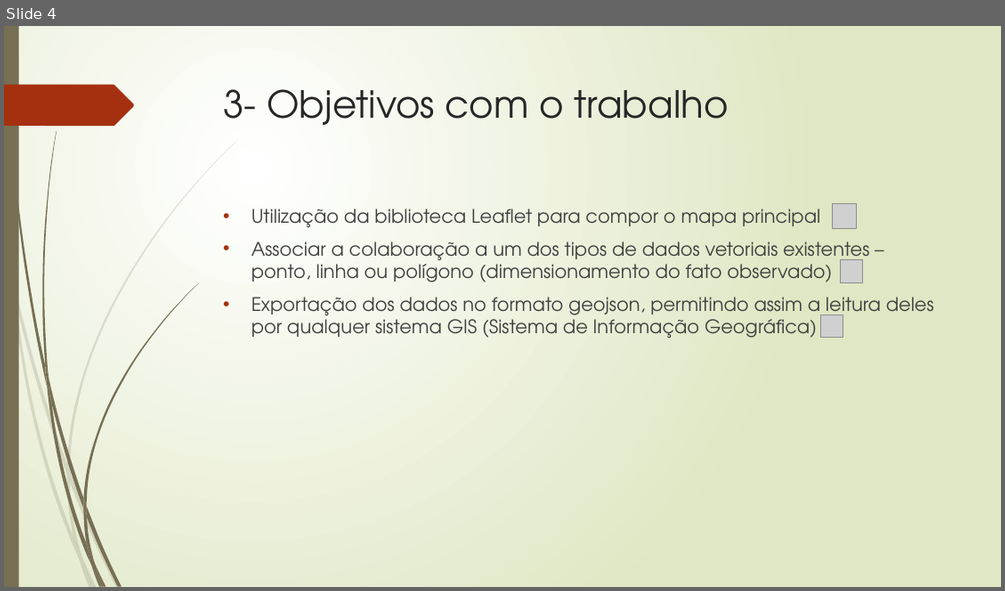
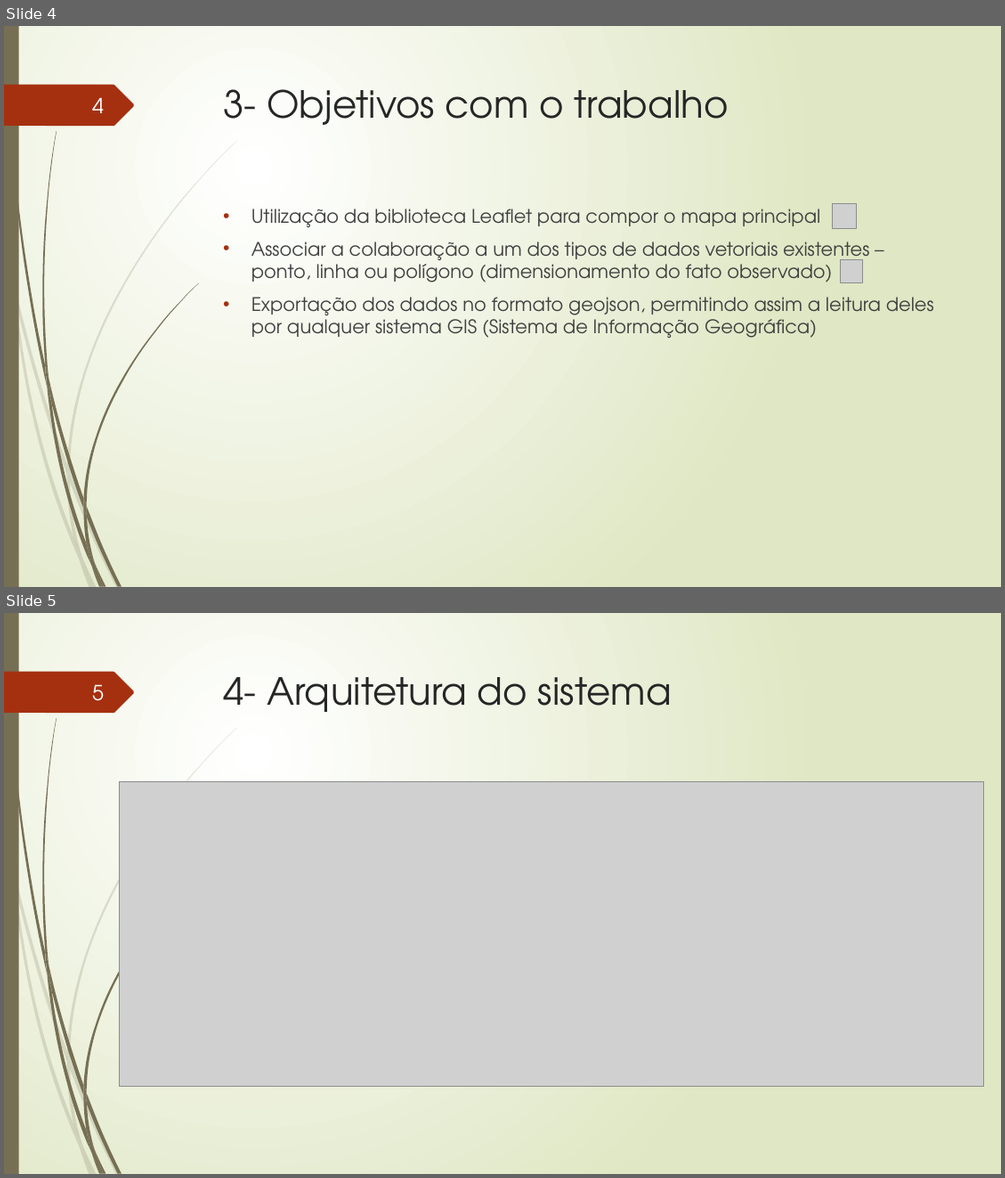
Before and after one commit to TavaresCarlos/TCC, a slide deck: apresentação-do-sistema/apresentação-02.pptx. Shown one above the other, each under a label of ours: slide 4 before the commit, slides 4 and 5 after it. The pictures are 1005x591 and 1005x1178 pixels, drawn with LibreOffice and Linux fonts; fonts in the diff are those of the drawing; grey boxes stand for pictures. Boxes give left, top, right and bottom in pixels: in the first picture for what was removed or moved away, otherwise in the second. Text is boxed around its words. In the diff, an @@ line names an element or a change of style, - is before the commit and + after.

```diff
--- a/apresentação-do-sistema/apresentação-02.pptx
+++ b/apresentação-do-sistema/apresentação-02.pptx
@@ slide 5 added at (x1=4, y1=613, x2=1001, y2=1174), background gradient #FFFFFF to #DFE8C4; not listed: 24 template elements that a slide beside it also shows @@
@@ page number added at (x1=92, y1=684, x2=104, y2=701), 20 pt, text #FEFFFF @@
+5
@@ title added at (x1=224, y1=677, x2=672, y2=712), 36 pt, text #262626 @@
+4- Arquitetura do sistema
@@ picture added at (x1=119, y1=781, x2=985, y2=1086) @@
@@ slide 4 changed as well @@
@@ page number added at (x1=92, y1=97, x2=104, y2=113), 20 pt, text #FEFFFF @@
+4
@@ picture removed at (x1=821, y1=314, x2=843, y2=338) @@
```
Also in this commit, not shown: 5 other slides changed, 2 other slides added, 1 slide removed, 3 other files.
